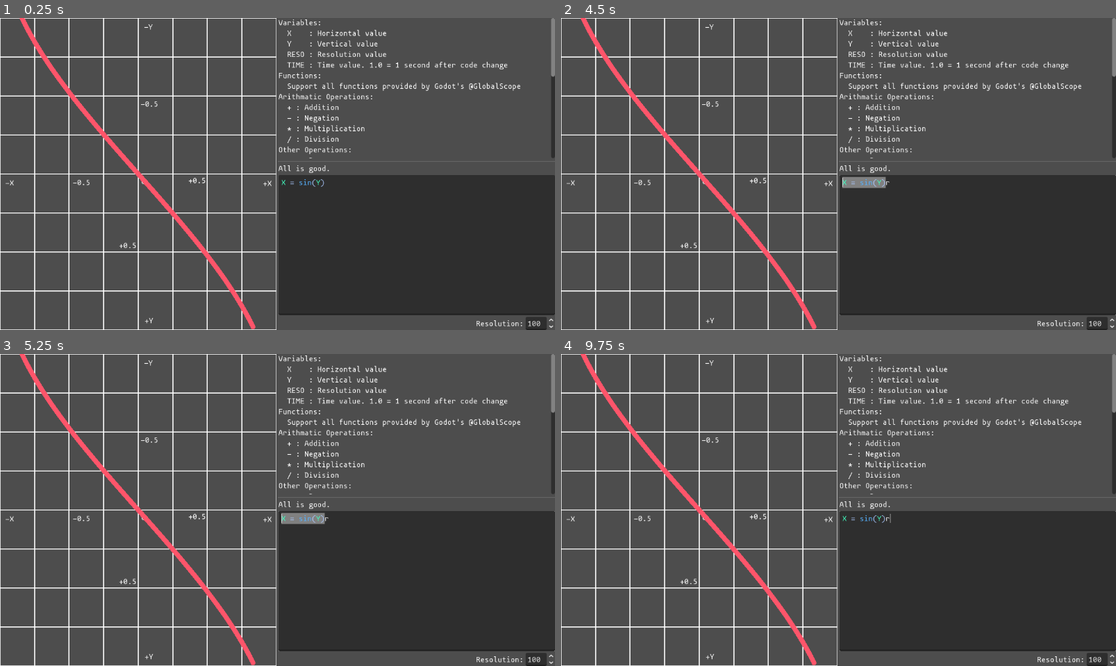
Above: before the commit, frames 1-4 (two rows, left to right).
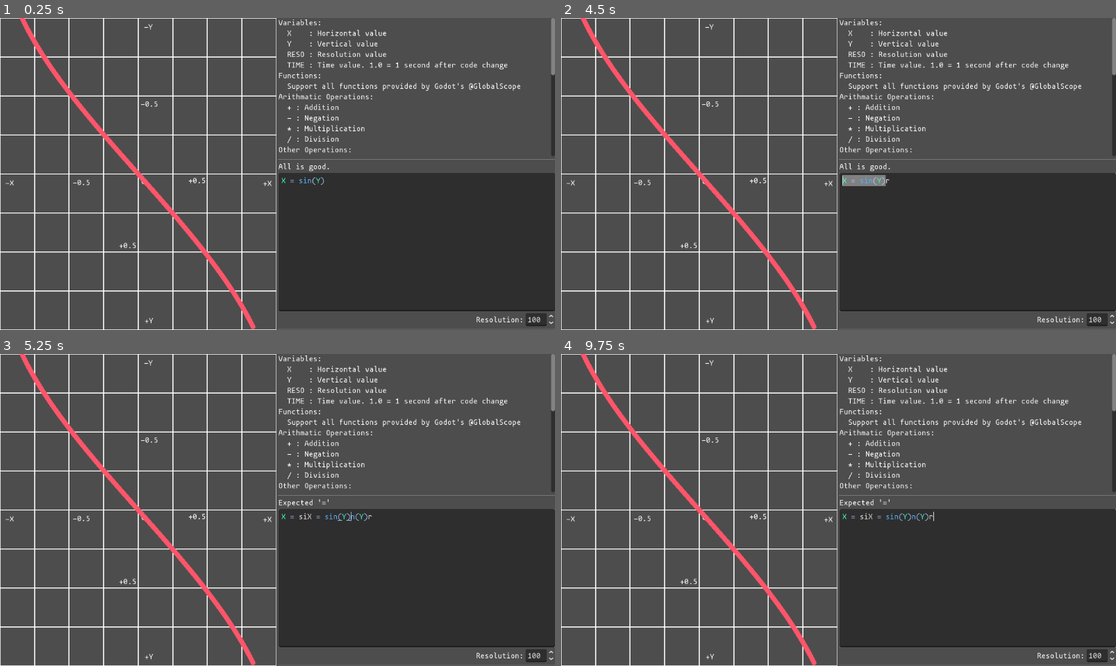
Above: after the commit, the same moments.

Repository: ello-guby/godot-stash
Game: Godot game, scene res://expr_curve/main.tscn
The game is run twice, just before and just after one commit, with the same random seed, the same clock (stepped at 60 frames per second) and the same inputs. The project has no main scene, so this scene is started directly.
Inputs (mouse positions are in pixels of both pictures, inside the frame that each line leads up to):
- Up to frame 1 (0.25 s): no input
- Up to frame 2 (4.5 s): tap Enter at 0.5 s; move the mouse to (960, 158) at 0.52 s; press the mouse at (960, 158) at 0.53 s; tap R (reset) every 0.75 s from 1.25 to 4.25 s; move the mouse to (727, 189) at 1.27 s; release the mouse at (727, 189) at 1.28 s; right-click (727, 189) at 1.35 s; move the mouse to (894, 105) at 2.02 s; hold Middle mouse button (remove_point) 2.03-2.78 s; move the mouse to (810, 236) at 2.77 s; tap Ctrl (show_line) at 2.85 s; move the mouse to (1005, 220) at 3.52 s; press the mouse at (1005, 220) at 3.53 s; move the mouse to (672, 127) at 4.27 s; release the mouse at (672, 127) at 4.28 s; right-click (672, 127) at 4.35 s
- Up to frame 3 (5.25 s): move the mouse to (305, 510) at 5.02 s; hold Middle mouse button (remove_point) from 5.03 s (still down)
- Up to frame 4 (9.75 s): move the mouse to (755, 432) at 5.77 s; release Middle mouse button (remove_point) at 5.78 s; tap Ctrl (show_line) at 5.85, 8.85 s; move the mouse to (960, 494) at 6.52 s; press the mouse at (960, 494) at 6.53 s; move the mouse to (727, 525) at 7.27 s; release the mouse at (727, 525) at 7.28 s; right-click (727, 525) at 7.35 s; move the mouse to (894, 441) at 8.02 s; hold Middle mouse button (remove_point) 8.03-8.78 s; move the mouse to (810, 572) at 8.77 s; move the mouse to (1005, 556) at 9.52 s; press the mouse at (1005, 556) at 9.53 s

The runs differ from the first frame. In frame 1, 1.5% of the frame differs, in the area x 50-100%, y 18-100%; in frame 2, 1.6%; in frame 3, 1.8%; in frame 4, 1.6%.

Commit message:
expr_curve: export variable mechanic

Diff:
--- a/expr_curve/curve_editor.gd
+++ b/expr_curve/curve_editor.gd
@@ -2,10 +2,12 @@
 
 @onready var grid: Grid = $CurveGrid
 @onready var curve: Line2D = $CurveGrid/Curve
+@onready var meta: VBoxContainer = $Meta
 @onready var code: CodeEdit = $Meta/CodeEdit
 @onready var err_label: Label = $Meta/ErrLabel
-@onready var res_spin_box: SpinBox = $Meta/Resolution/SpinBox
+@onready var res_spin_box: SpinBox = $Meta/Resolution/Counter
 
+var _exported: Array[CanvasItem] = []
 var _t = 0.0
 
 func _ready() -> void:
@@ -25,7 +27,7 @@
 	return ass
 
 func _calcu() -> void:
-	var code_lines := Array(code.text.split("\n"))
+	var code_lines := code.text.split("\n")
 
 	# End line must be assignment to X or Y
 	var target: String = _get_assign(code_lines.get(code_lines.size() - 1))
@@ -43,22 +45,58 @@
 		for line in code_lines:
 			var ass = _get_assign(line)
 
-			# Ready expression up
-			var expr = Expression.new()
-			var err = expr.parse(line.substr(line.find("=") + 1), bank.keys())
-			if err != OK: err(expr.get_error_text()); return
+			# Ready expression result up
+			var expr = line.substr(line.find("=") + 1).strip_edges()
+			var result
+			if expr == "export":
+				_create_export(ass)
+				result = _get_export(ass)
+			else:
+				var exprc = Expression.new()
+				var err = exprc.parse(expr, bank.keys())
+				if err != OK: err(exprc.get_error_text()); return
+				result = exprc.execute(bank.values(), RefCounted.new())
+				if exprc.has_execute_failed(): err(exprc.get_error_text()); return
 
 			# Bank value.
-			var result = expr.execute(bank.values(), RefCounted.new())
-			if expr.has_execute_failed(): err(expr.get_error_text()); return
 			bank[ass] = float(result)
 
 		var grid_half = grid.size / 2
 		curve.points[i] = Vector2(bank["X"], bank["Y"]) * grid_half + grid_half
+
+	_clear_export()
 	err("All is good.")
 
 func err(text) -> void:
 	err_label.text = text
+
+func _create_export(varie: String) -> void:
+	if varie.is_empty(): return
+	# if _exported.has(name == "name"):
+	for export in _exported:
+		if export.name == varie: return
+
+	var export = preload("res://expr_curve/exported.tscn").instantiate()
+	export.name = varie
+	export.find_child("Label").text = varie
+	meta.add_child(export)
+	_exported.append(export)
+
+func _get_export(varie: String) -> float:
+	for export in _exported:
+		if export.name == varie:
+			return export.find_child("Counter").value
+	return 0.0
+
+func _clear_export() -> void:
+	var hold_exported: PackedStringArray = []
+	for line in code.get_text().split("\n"):
+		if line.substr(line.find("=") + 1).strip_edges() == "export":
+			hold_exported.append(_get_assign(line))
+	for export in _exported:
+		if not hold_exported.has(export.name):
+			_exported.erase(export)
+			export.queue_free()
 
 func _update(v) -> void:
 	curve.points = []
--- /dev/null
+++ b/expr_curve/exported.tscn
@@ -0,0 +1,17 @@
+[gd_scene format=3 uid="uid://c1i8ar5efs32i"]
+
+[node name="Exported" type="HBoxContainer"]
+
+[node name="Label" type="Label" parent="."]
+layout_mode = 2
+size_flags_horizontal = 3
+text = "Resolution:"
+horizontal_alignment = 2
+
+[node name="Counter" type="SpinBox" parent="."]
+layout_mode = 2
+min_value = -2.0
+max_value = 2.0
+step = 0.1
+allow_greater = true
+allow_lesser = true
--- a/expr_curve/main.tscn
+++ b/expr_curve/main.tscn
@@ -1,7 +1,8 @@
-[gd_scene load_steps=4 format=3 uid="uid://cl3wh6sawicrq"]
+[gd_scene load_steps=5 format=3 uid="uid://cl3wh6sawicrq"]
 
 [ext_resource type="Script" uid="uid://bxsrbftgaeltp" path="res://expr_curve/curve_editor.gd" id="1_mpal7"]
 [ext_resource type="Script" uid="uid://b4ebt8p8ttq6w" path="res://script/class/grid.gd" id="2_igxu6"]
+[ext_resource type="PackedScene" uid="uid://c1i8ar5efs32i" path="res://expr_curve/exported.tscn" id="3_5b0mg"]
 
 [sub_resource type="CodeHighlighter" id="CodeHighlighter_bw2k3"]
 number_color = Color(0.631373, 1, 0.878431, 1)
@@ -212,7 +213,7 @@
   All variable will be a floating number. Thus string
   variable or any non numeric type might result a crash"
 
-[node name="HSeparator" type="HSeparator" parent="Meta"]
+[node name="SyntaxSeparator" type="HSeparator" parent="Meta"]
 layout_mode = 2
 
 [node name="ErrLabel" type="Label" parent="Meta"]
@@ -233,19 +234,18 @@
 auto_brace_completion_enabled = true
 auto_brace_completion_highlight_matching = true
 
-[node name="Resolution" type="HBoxContainer" parent="Meta"]
-layout_mode = 2
-
-[node name="Label" type="Label" parent="Meta/Resolution"]
-layout_mode = 2
-size_flags_horizontal = 3
-text = "Resolution:"
-horizontal_alignment = 2
-
-[node name="SpinBox" type="SpinBox" parent="Meta/Resolution"]
-layout_mode = 2
+[node name="Resolution" parent="Meta" instance=ExtResource("3_5b0mg")]
+layout_mode = 2
+
+[node name="Counter" parent="Meta/Resolution" index="1"]
 min_value = 2.0
 max_value = 500.0
+step = 1.0
 value = 100.0
 rounded = true
-allow_greater = true
+allow_lesser = false
+
+[node name="ExportSeparator" type="HSeparator" parent="Meta"]
+layout_mode = 2
+
+[editable path="Meta/Resolution"]
